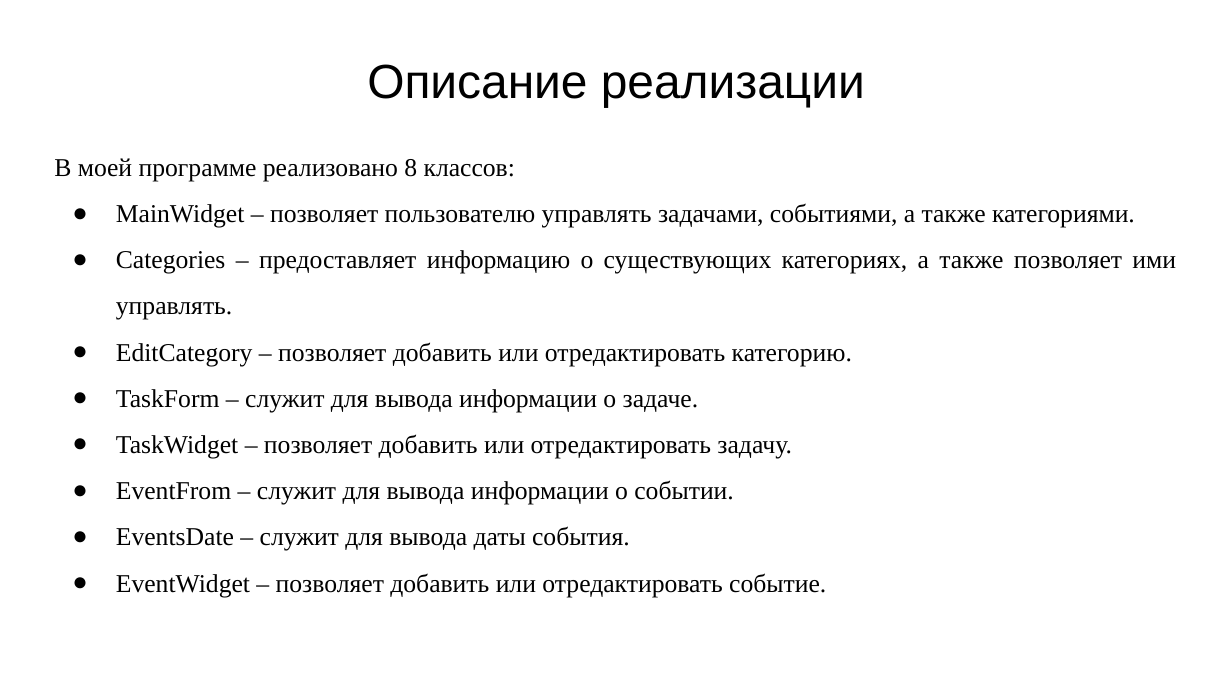
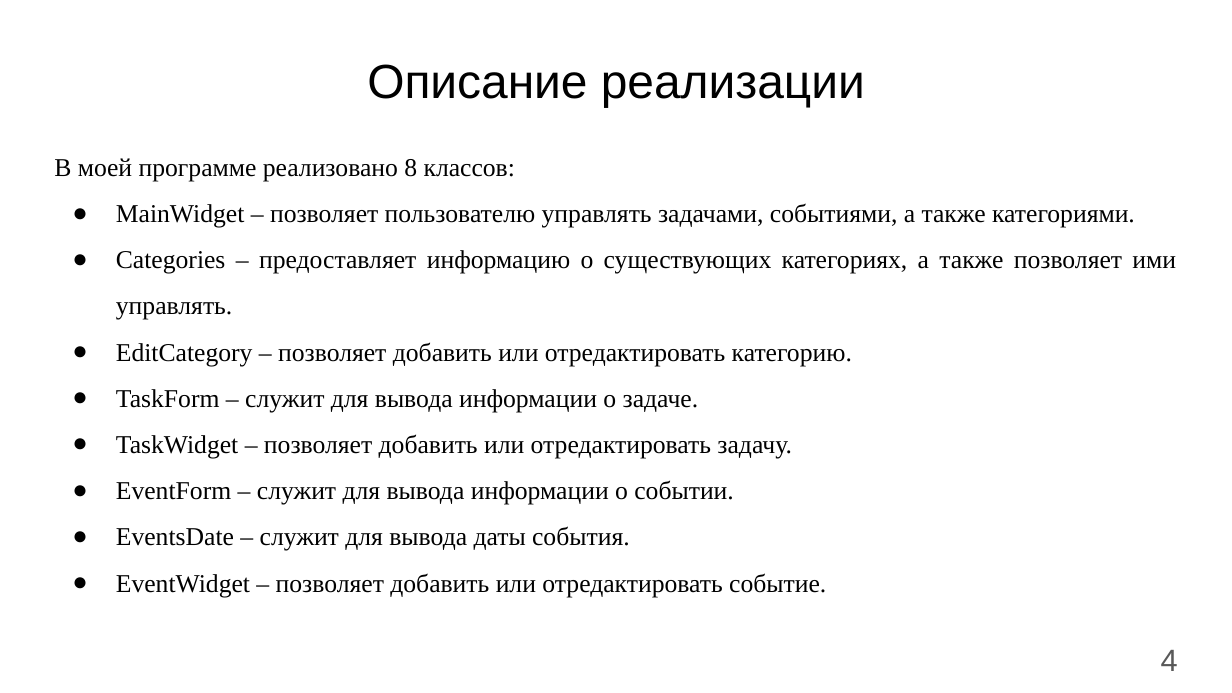
Before and after one commit to SutsuraGod/To-Do-List, a slide deck: slide 4 of Информация о программе/Презентация.pptx. Drawn at 1232x693 pixels with LibreOffice and Linux fonts; fonts in the diff are those of the drawing. Boxes give left, top, right and bottom in pixels: in the first picture for what was removed or moved away, otherwise in the second. Text is boxed around its words. In the diff, an @@ line names an element or a change of style, - is before the commit and + after.

```diff
--- a/Информация о программе/Презентация.pptx
+++ b/Информация о программе/Презентация.pptx
@@ subtitle at (116,480,734,505): text changed @@
-● EventFrom – служит для вывода информации о событии.
+● EventForm – служит для вывода информации о событии.
@@ text added at (1161,650,1178,671), 18 pt, text #595959 @@
+4
```
Also in this commit, not shown: 5 other slides changed, 1 slide added, 8 other files.
